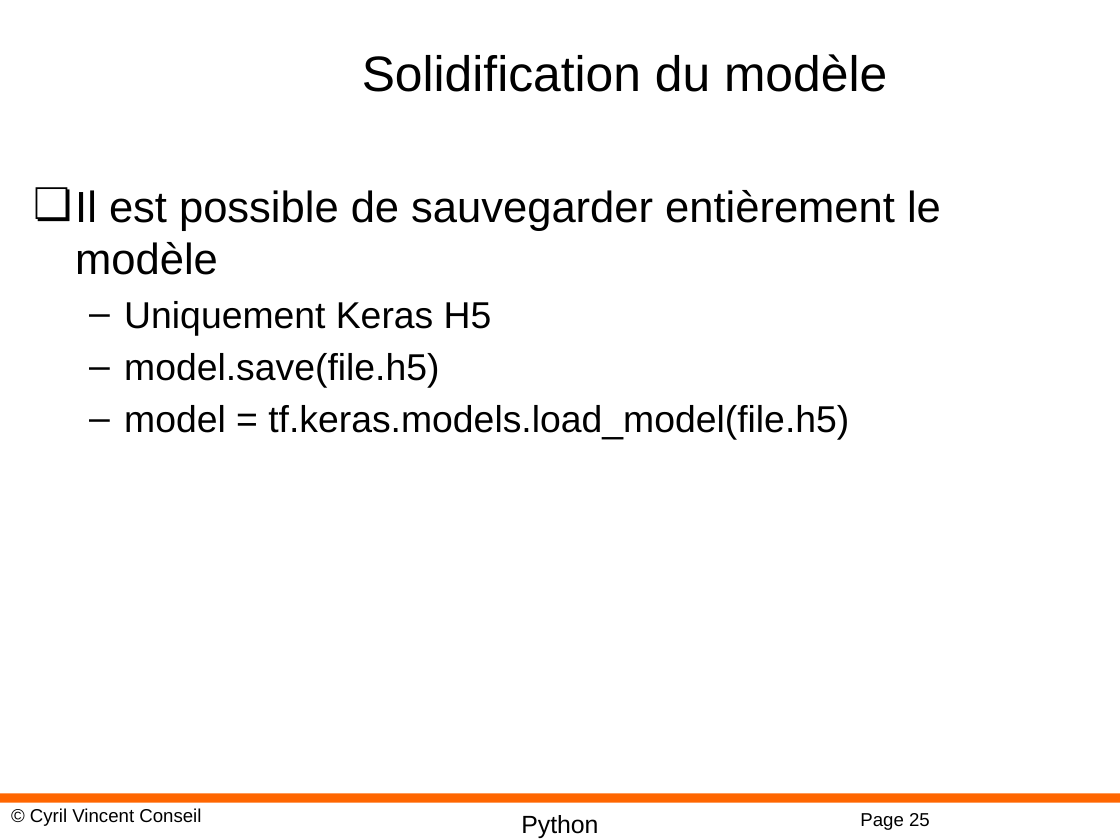
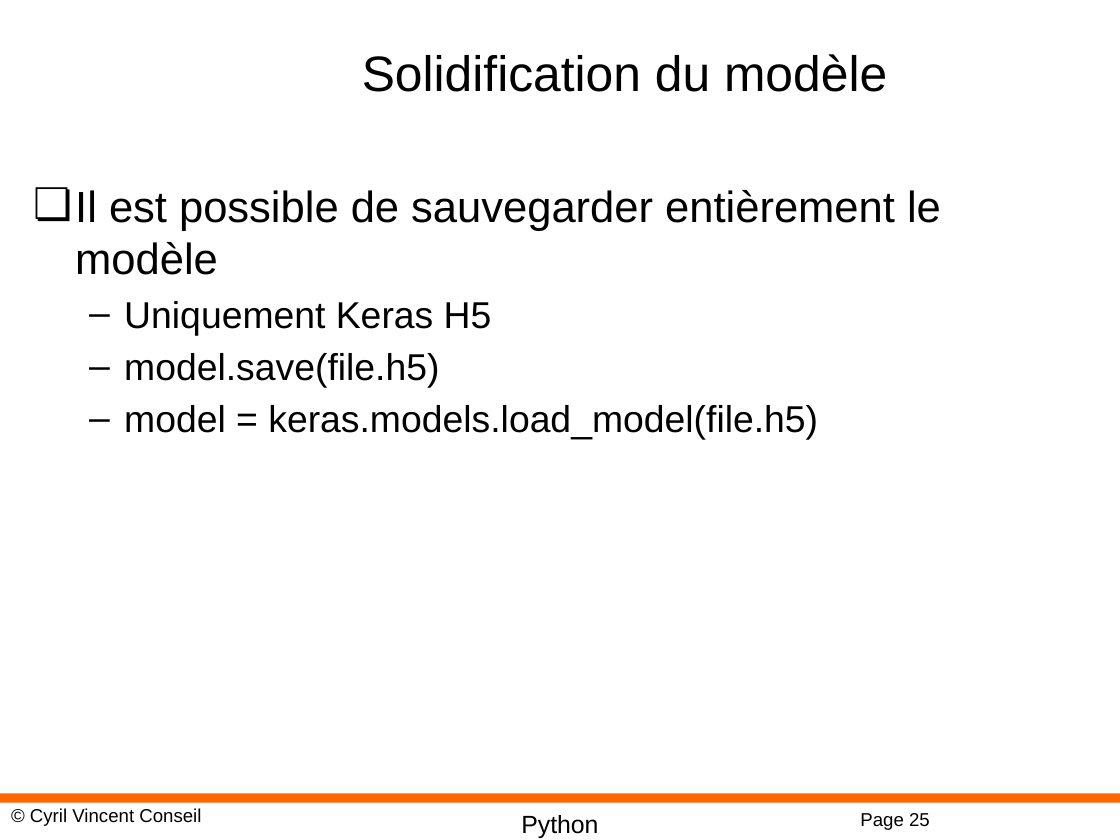
Before and after one commit to cyrilvincent/ML, a slide deck: slide 25 of PPT/DeepLearning09-Keras.pptx. Drawn at 1120x840 pixels with LibreOffice and Linux fonts; fonts in the diff are those of the drawing; background and template pictures are left out. Boxes give left, top, right and bottom in pixels: in the first picture for what was removed or moved away, otherwise in the second. Text is boxed around its words. In the diff, an @@ line names an element or a change of style, - is before the commit and + after.

```diff
--- a/PPT/DeepLearning09-Keras.pptx
+++ b/PPT/DeepLearning09-Keras.pptx
@@ text at bbox=[124, 405, 818, 440]: text changed @@
-  – model = tf.keras.models.load_model(file.h5)
+  – model = keras.models.load_model(file.h5)
```
Also in this commit, not shown: 13 other files.
